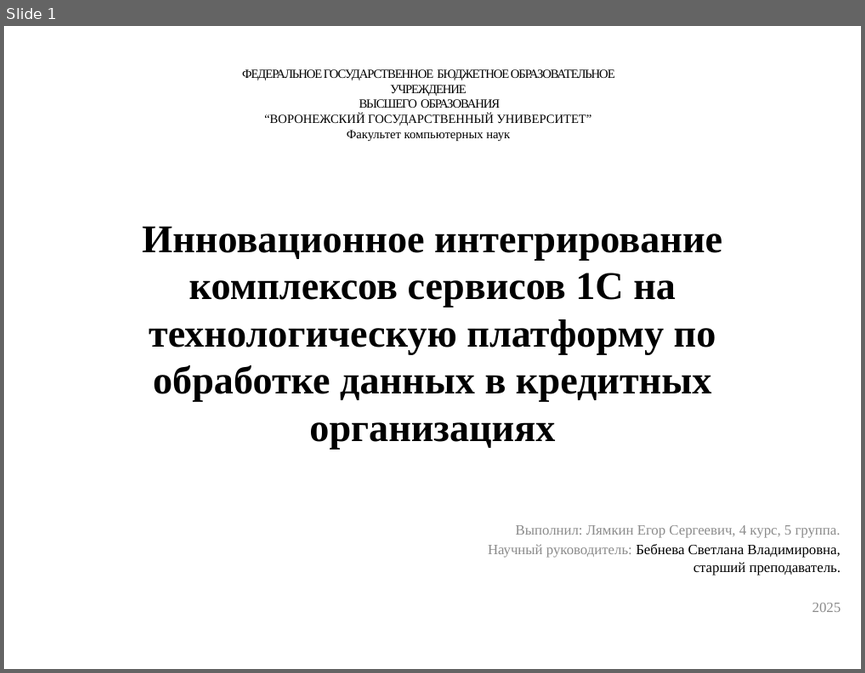
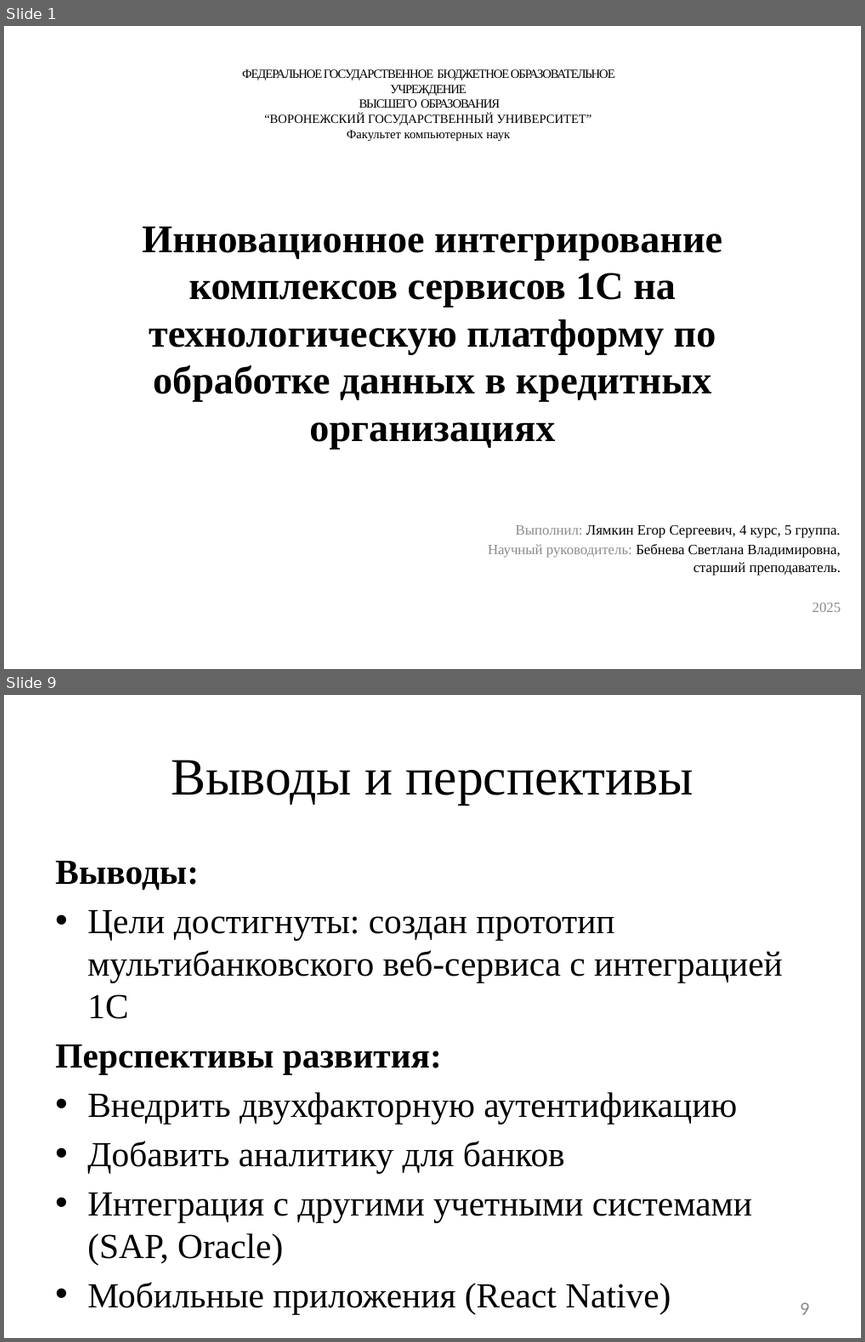
Before and after one commit to 4Bul04kka/diploma, a slide deck: дипломная работа/Лямкин презентация.pptx. Shown one above the other, each under a label of ours: slide 1 before the commit, slides 1 and 9 after it; the slides between them are not shown. The pictures are 865x673 and 865x1342 pixels, drawn with LibreOffice and Linux fonts; fonts in the diff are those of the drawing. Boxes give left, top, right and bottom in pixels: in the first picture for what was removed or moved away, otherwise in the second. Text is boxed around its words. In the diff, an @@ line names an element or a change of style, - is before the commit and + after.

```diff
--- a/дипломная работа/Лямкин презентация.pptx
+++ b/дипломная работа/Лямкин презентация.pptx
@@ slide 9 added at (x1=4, y1=695, x2=861, y2=1338), background #FFFFFF @@
@@ title added at (x1=171, y1=760, x2=693, y2=805), 44 pt, text #000000 @@
+Выводы и перспективы
@@ text added at (x1=55, y1=861, x2=783, y2=1314), 29.6 pt, text #000000 @@
+Выводы:
+• Цели достигнуты: создан прототип мультибанковского веб-сервиса с интеграцией 1С
+Перспективы развития:
+• Внедрить двухфакторную аутентификацию
+• Добавить аналитику для банков
+• Интеграция с другими учетными системами (SAP, Oracle)
+• Мобильные приложения (React Native)
@@ page number added at (x1=800, y1=1302, x2=809, y2=1315), 16 pt, text #8C8C8C @@
+9
@@ slide 1 changed as well @@
@@ subtitle at (x1=516, y1=525, x2=840, y2=538): text colour #8C8C8C to #000000 in "Лямкин Егор Сергеевич, 4 курс, 5 группа." @@
```
Also in this commit, not shown: 7 other slides added, 7 slides removed, 19 other files.
